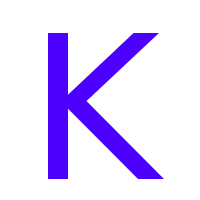
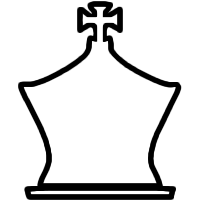
Two versions of the same layered image (200x200). Layer-by-layer changes:
hid "K" over [48, 33, 164, 179]
painted on "Layer" over [18, 1, 182, 200]
